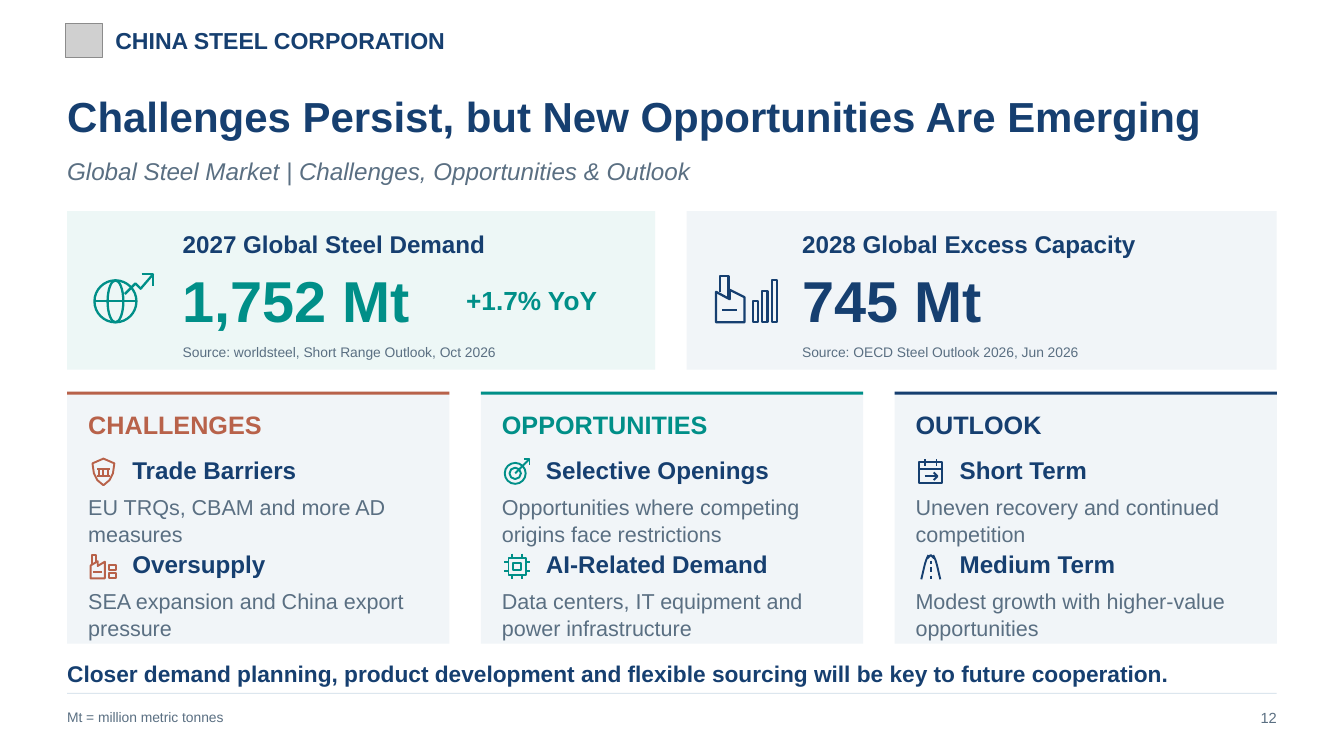
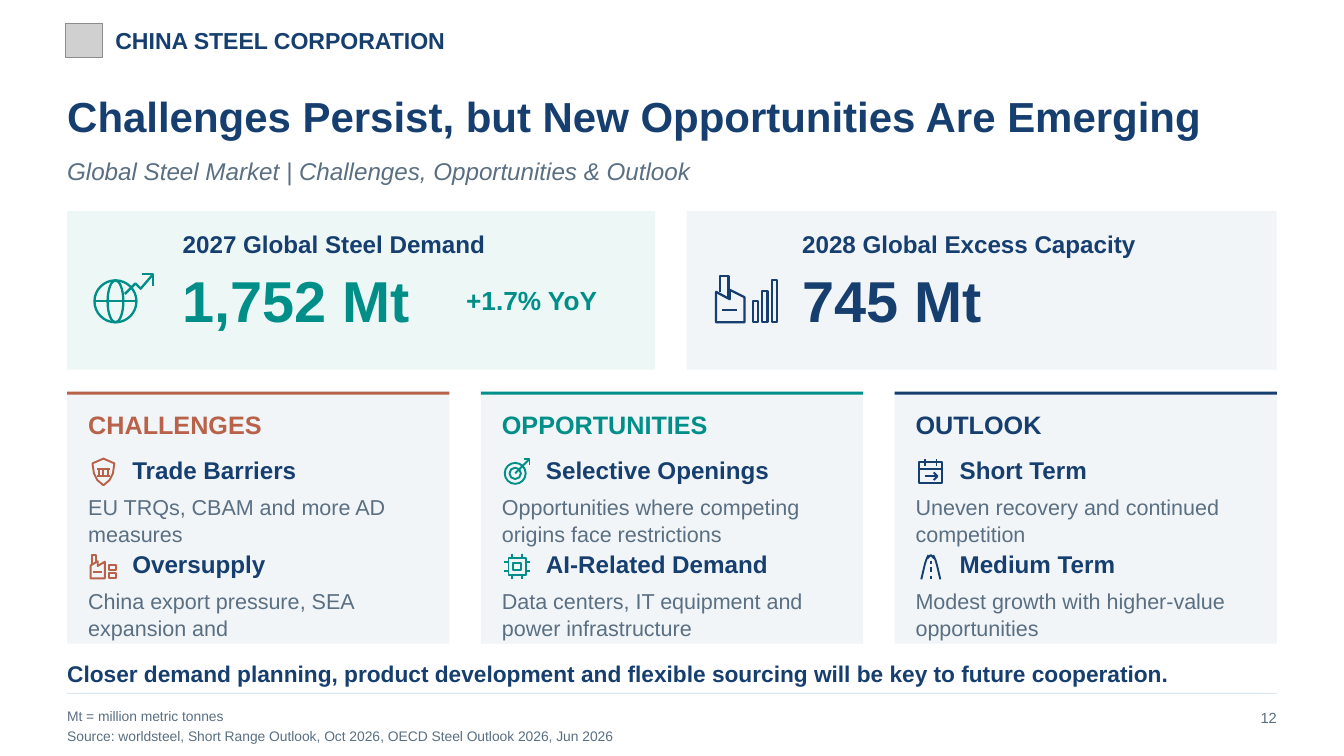
Before and after one commit to evawang0328/csc-germany-uk-trip-2026, a slide deck: slide 13 of CSC_Europe_Nov2026_20261109.pptx. Drawn at 1344x756 pixels with LibreOffice and Linux fonts; fonts in the diff are those of the drawing; grey boxes stand for pictures. Boxes give left, top, right and bottom in pixels: in the first picture for what was removed or moved away, otherwise in the second. Text is boxed around its words. In the diff, an @@ line names an element or a change of style, - is before the commit and + after.

```diff
--- a/CSC_Europe_Nov2026_20261109.pptx
+++ b/CSC_Europe_Nov2026_20261109.pptx
@@ text removed at bbox=[802, 347, 1079, 359] @@
-Source: OECD Steel Outlook 2026, Jun 2026
@@ text at bbox=[88, 593, 355, 641]: text changed @@
-SEA expansion and China export pressure
+China export pressure, SEA expansion and
@@ text at bbox=[67, 731, 613, 744]: text changed @@
-Source: worldsteel, Short Range Outlook, Oct 2026
+Source: worldsteel, Short Range Outlook, Oct 2026, OECD Steel Outlook 2026, Jun 2026
```
Also in this commit, not shown: 4 other slides changed, 2 slides added, 1 other file.
